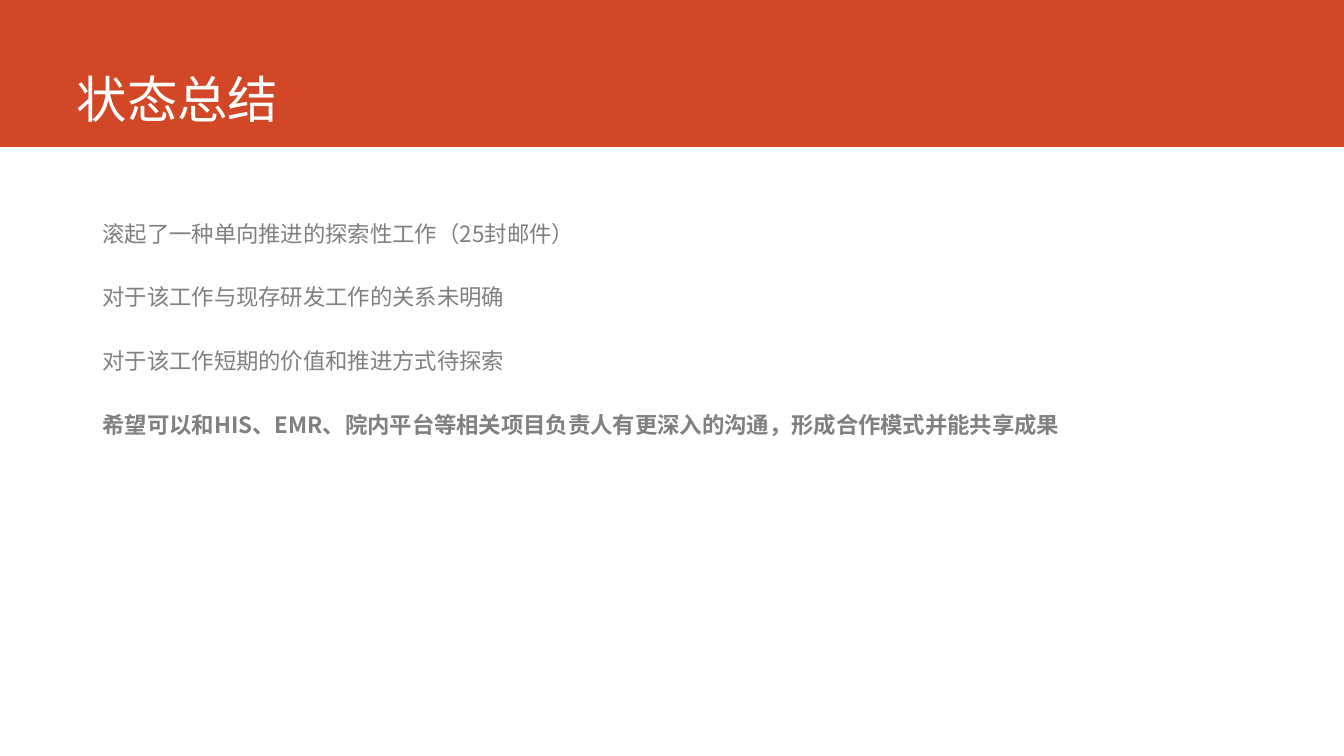
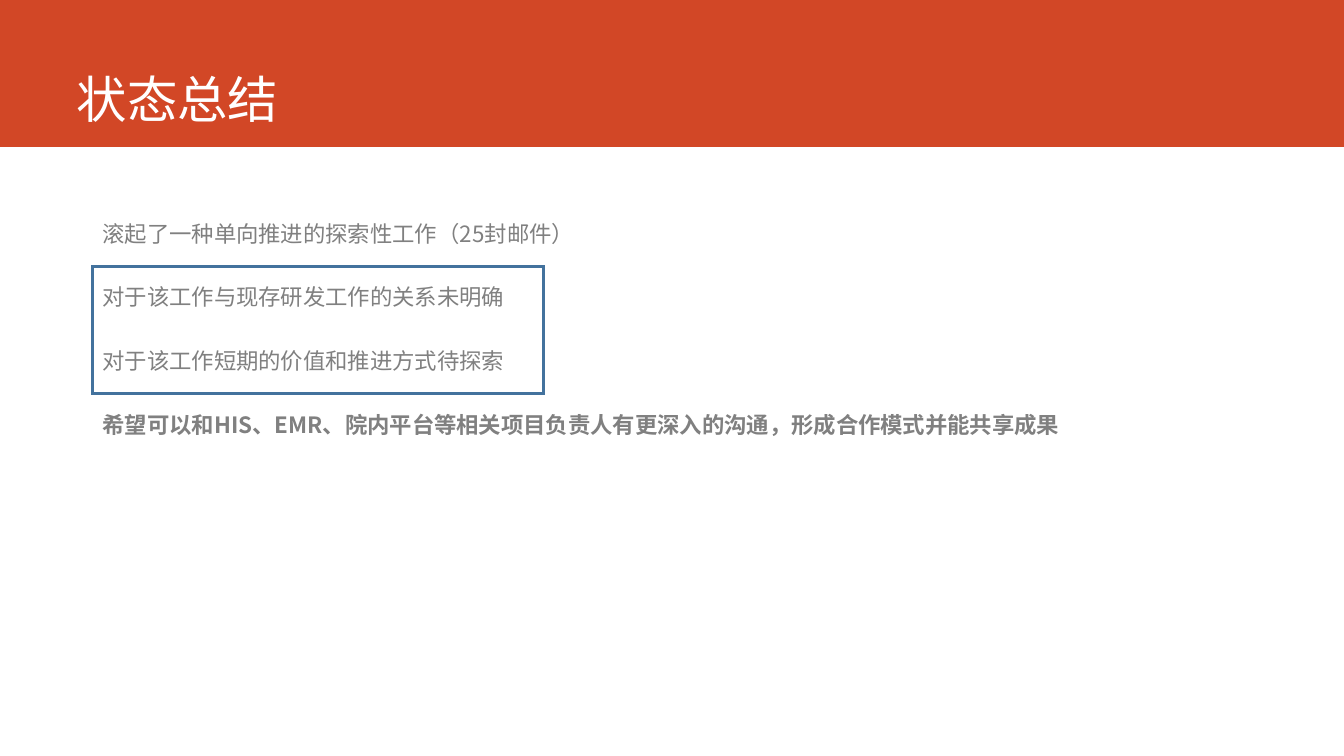
Before and after one commit to AppSecAI-TEST/hospital, a slide deck: slide 8 of doc/状态报告 2017-2-27.pptx. Drawn at 1344x756 pixels with LibreOffice and Linux fonts; fonts in the diff are those of the drawing. Boxes give left, top, right and bottom in pixels: in the first picture for what was removed or moved away, otherwise in the second. Text is boxed around its words. In the diff, an @@ line names an element or a change of style, - is before the commit and + after.

```diff
--- a/doc/状态报告 2017-2-27.pptx
+++ b/doc/状态报告 2017-2-27.pptx
@@ rectangle added at bbox=[93, 267, 543, 394], outline #43739E 2 pt @@
```
Also in this commit, not shown: 1 slide added.
